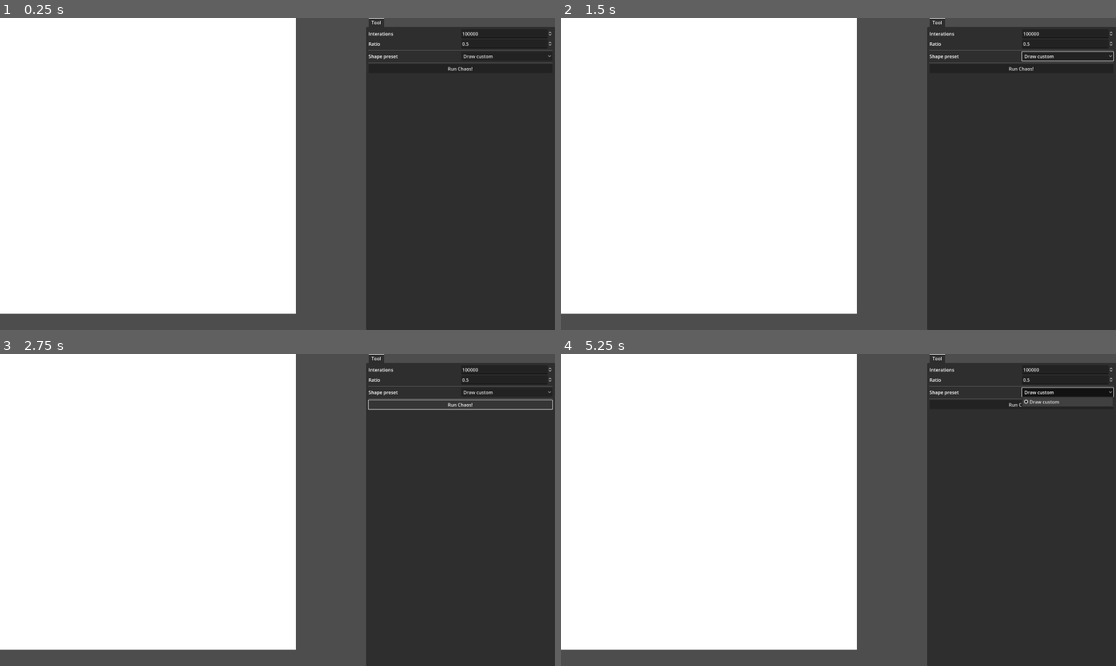
Above: before the commit, frames 1-4 (two rows, left to right).
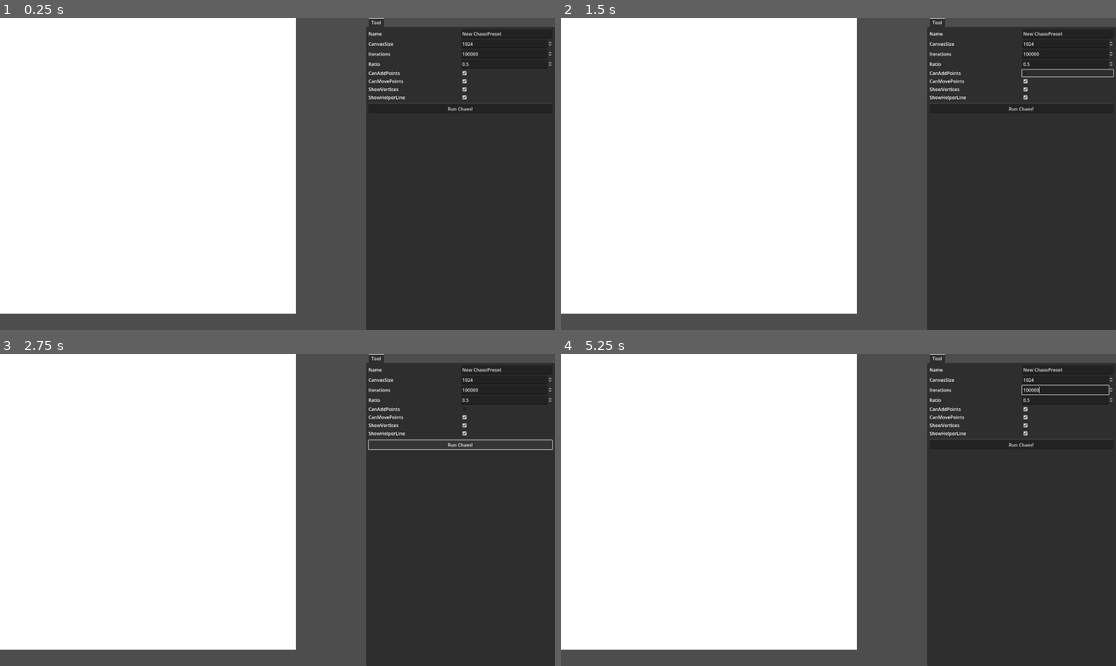
Above: after the commit, the same moments.

Repository: VojtaStruhar/chaos-game
Game: Godot game, scene res://main.tscn
Two runs of this game, one before a commit and one after it. Both use one fixed random seed, a clock stepped at 60 frames per second and the inputs below.
Inputs (mouse positions are in pixels of both pictures, inside the frame that each line leads up to):
- Up to frame 1 (0.25 s): no input
- Up to frame 2 (1.5 s): click (1066, 55) at 0.5 s, where only the run before the commit has a clickable "Draw custom"; click (1066, 74) at 1.27 s
- Up to frame 3 (2.75 s): click "Run Chaos!" at 2 s
- Up to frame 4 (5.25 s): click (1066, 391) at 2.75 s, where only the run before the commit has a clickable "Draw custom"; click (1066, 410) at 3.52 s; click "Run Chaos!" at 4.25 s; click (1066, 391) at 5 s, where only the run before the commit has a clickable "Draw custom"

The runs differ from the first frame. In frame 1, 0.7% of the frame differs, in the area x 66-100%, y 4-30%; in frame 2, 1.0%; in frame 3, 1.3%, in the area x 66-100%, y 4-31%; in frame 4, 1.3%.
Error before the commit: Trying to assign value of type 'Nil' to a variable of type 'Vector2'. (res://main.gd:68)

Commit message:
Procedural property fields

Diff:
--- a/MouseDetect.gd
+++ b/MouseDetect.gd
@@ -3,6 +3,7 @@
 @onready var collision_shape: CollisionShape2D = $CollisionShape2D
 
 var mouse_in: bool = false
+var preset: ChaosPreset
 
 signal on_add_point(Vector2)
 
@@ -13,7 +14,7 @@
 
 
 func _process(_delta: float) -> void:
-	if mouse_in and Input.is_action_just_pressed("place_point"):
+	if preset.can_add_points and mouse_in and Input.is_action_just_pressed("place_point"):
 		var mpos = get_viewport().get_mouse_position()
 		var rect = (collision_shape.shape as RectangleShape2D).get_rect()
 		var rect_global_position = collision_shape.global_position + rect.position
--- a/chaos_preset.gd
+++ b/chaos_preset.gd
@@ -4,16 +4,22 @@
 @export var name: String = "New ChaosPreset"
 
 ## Canvas size. It's always a square.
-@export var canvas_size: int = 1024
+@export_range(1024, 4096, 512) var canvas_size: int = 1024
 
 ## How many iterations should the chaos game run for
-@export var iterations: int = 100_000
+@export_range(5_000, 1_000_000, 5_000) var iterations: int = 100_000
 
 ## How far to a vertex should the chaos game go. Typically below 1, but can also go higher.
-@export var ratio: float = 0.5
+@export_range(0.001, 2, 0.001) var ratio: float = 0.5
 
 ## Vertices on the canvas. Format: [0, 0] is topleft and [1,1] bottom right.
 @export var points: Array[Vector2] = []
+
+## If adding new points is allowed
+@export var can_add_points: bool = true
+
+## If moving points is allowed
+@export var can_move_points: bool = true
 
 ## Canvas color
 @export var background_color: Color = Color.WHITE
--- a/main.gd
+++ b/main.gd
@@ -7,6 +7,7 @@
 var game_image: Image
 
 @onready var mouse_detect: MouseDetect = %MouseDetect
+## Turned ON when mouse enters one of the vertex handles
 var should_add_points: bool = true
 
 @onready var helper_line: Line2D = %Game/HelperLine
@@ -22,32 +23,22 @@
 
 func _ready() -> void:
 	if preset == null:
-		print("No preset - creating a default one")
-		preset = ChaosPreset.new()
+		print("[INFO] No preset - creating a default one")
+		assign_preset(ChaosPreset.new())
 
 	panel_tool.preset = preset
 	run_chaos_button.pressed.connect(run_chaos_game)
 
-	game_image = Image.create(preset.canvas_size, preset.canvas_size, false, Image.FORMAT_RGBA8)
-	game_image.fill(preset.background_color)
-
-	game_texture = ImageTexture.create_from_image(game_image)
-	game_sprite.texture = game_texture
-
-	mouse_detect.set_size(preset.canvas_size)
 	mouse_detect.on_add_point.connect(add_point)
 
-	# The image and mouse area rect are "centered" --> offset the entire helper line so that
-	# it lines up nicely
-	helper_line.position = -0.5 * Vector2(preset.canvas_size, preset.canvas_size)
 
-	preset.changed.connect(run_chaos_game)
 
 
 func add_point(uv_coords: Vector2) -> void:
 	if not should_add_points:
-		print("Rejecting add_point")
+		print("[INFO] Rejecting add_point")
 		return
+
 
 	preset.points.append(uv_coords)
 	var image_coords = uv_coords * preset.canvas_size
@@ -63,6 +54,10 @@
 
 
 func run_chaos_game() -> void:
+	if preset.points.size() < 2:
+		print("[WARNING] Cannot run chaos game with ", preset.points.size(), " points!")
+		return
+
 	clear_canvas()
 
 	var current_point: Vector2 = preset.points.pick_random()
@@ -101,3 +96,24 @@
 		var handle = helper_line.get_child(i)
 		preset.points[i] = handle.position / preset.canvas_size
 		helper_line.set_point_position(i, handle.position)
+
+
+## Accepts a preset from the outside, integrates its values and then assigns it
+## as the current one.
+func assign_preset(p: ChaosPreset) -> void:
+	preset = p
+
+	game_image = Image.create(preset.canvas_size, preset.canvas_size, false, Image.FORMAT_RGBA8)
+	game_image.fill(preset.background_color)
+
+	game_texture = ImageTexture.create_from_image(game_image)
+	game_sprite.texture = game_texture
+
+	mouse_detect.preset = preset
+	mouse_detect.set_size(preset.canvas_size)
+
+	# The image and mouse area rect are "centered" --> offset the entire helper line so that
+	# it lines up nicely
+	helper_line.position = -0.5 * Vector2(preset.canvas_size, preset.canvas_size)
+
+	preset.changed.connect(run_chaos_game)
--- a/main.tscn
+++ b/main.tscn
@@ -37,60 +37,16 @@
 [node name="VBoxContainer" type="VBoxContainer" parent="CanvasLayer/SidePanel/TabContainer/Tool"]
 layout_mode = 2
 
-[node name="IterationsField" type="HBoxContainer" parent="CanvasLayer/SidePanel/TabContainer/Tool/VBoxContainer"]
+[node name="PropertiesContainer" type="VBoxContainer" parent="CanvasLayer/SidePanel/TabContainer/Tool/VBoxContainer"]
 layout_mode = 2
 
-[node name="Label" type="Label" parent="CanvasLayer/SidePanel/TabContainer/Tool/VBoxContainer/IterationsField"]
-layout_mode = 2
-size_flags_horizontal = 3
-text = "Interations"
-
-[node name="IterationsSpinBox" type="SpinBox" parent="CanvasLayer/SidePanel/TabContainer/Tool/VBoxContainer/IterationsField"]
-layout_mode = 2
-size_flags_horizontal = 3
-min_value = 10000.0
-max_value = 1e+06
-step = 10000.0
-value = 100000.0
-
-[node name="RatioField" type="HBoxContainer" parent="CanvasLayer/SidePanel/TabContainer/Tool/VBoxContainer"]
+[node name="StaticButtons" type="VBoxContainer" parent="CanvasLayer/SidePanel/TabContainer/Tool/VBoxContainer"]
 layout_mode = 2
 
-[node name="Label" type="Label" parent="CanvasLayer/SidePanel/TabContainer/Tool/VBoxContainer/RatioField"]
-layout_mode = 2
-size_flags_horizontal = 3
-text = "Ratio"
-
-[node name="RatioSpinBox" type="SpinBox" parent="CanvasLayer/SidePanel/TabContainer/Tool/VBoxContainer/RatioField"]
-layout_mode = 2
-size_flags_horizontal = 3
-max_value = 2.0
-step = 0.001
-value = 0.5
-
-[node name="HSeparator" type="HSeparator" parent="CanvasLayer/SidePanel/TabContainer/Tool/VBoxContainer"]
+[node name="HSeparator2" type="HSeparator" parent="CanvasLayer/SidePanel/TabContainer/Tool/VBoxContainer/StaticButtons"]
 layout_mode = 2
 
-[node name="ShapeField" type="HBoxContainer" parent="CanvasLayer/SidePanel/TabContainer/Tool/VBoxContainer"]
-layout_mode = 2
-
-[node name="Label" type="Label" parent="CanvasLayer/SidePanel/TabContainer/Tool/VBoxContainer/ShapeField"]
-layout_mode = 2
-size_flags_horizontal = 3
-text = "Shape preset"
-
-[node name="OptionButton" type="OptionButton" parent="CanvasLayer/SidePanel/TabContainer/Tool/VBoxContainer/ShapeField"]
-layout_mode = 2
-size_flags_horizontal = 3
-item_count = 1
-selected = 0
-popup/item_0/text = "Draw custom"
-popup/item_0/id = 0
-
-[node name="HSeparator2" type="HSeparator" parent="CanvasLayer/SidePanel/TabContainer/Tool/VBoxContainer"]
-layout_mode = 2
-
-[node name="RunChaosButton" type="Button" parent="CanvasLayer/SidePanel/TabContainer/Tool/VBoxContainer"]
+[node name="RunChaosButton" type="Button" parent="CanvasLayer/SidePanel/TabContainer/Tool/VBoxContainer/StaticButtons"]
 unique_name_in_owner = true
 layout_mode = 2
 text = "Run Chaos!"
--- /dev/null
+++ b/property_fields/PropertyField.gd
@@ -0,0 +1,6 @@
+class_name PropertyField extends Control
+
+@export var preset: ChaosPreset
+
+func setup(data: Dictionary) -> void:
+	assert(false, "You are supposed to override this method")
--- /dev/null
+++ b/property_fields/checkbox_field.tscn
@@ -0,0 +1,39 @@
+[gd_scene load_steps=2 format=3 uid="uid://0oa01s8kiawg"]
+
+[sub_resource type="GDScript" id="GDScript_3kgu3"]
+resource_name = "CheckboxField"
+script/source = "extends PropertyField
+
+@onready var label: Label = $Label
+@onready var check_box: CheckBox = $CheckBox
+
+var prop_stringname: StringName
+
+func setup(data: Dictionary) -> void:
+	var prop_name = data[\"name\"]
+	prop_stringname = StringName(prop_name)
+	label.text = prop_name.to_pascal_case()
+
+	check_box.button_pressed = preset.get(prop_stringname)
+	check_box.toggled.connect(func(v):
+		preset.set(prop_stringname, v)
+		preset.emit_changed()
+	)
+"
+
+[node name="CheckboxField" type="HBoxContainer"]
+anchors_preset = 10
+anchor_right = 1.0
+offset_bottom = 24.0
+grow_horizontal = 2
+size_flags_horizontal = 3
+script = SubResource("GDScript_3kgu3")
+
+[node name="Label" type="Label" parent="."]
+layout_mode = 2
+size_flags_horizontal = 3
+text = "Checkbox"
+
+[node name="CheckBox" type="CheckBox" parent="."]
+layout_mode = 2
+size_flags_horizontal = 3
--- /dev/null
+++ b/property_fields/number_field.tscn
@@ -0,0 +1,54 @@
+[gd_scene load_steps=2 format=3 uid="uid://b2pum74to34ps"]
+
+[sub_resource type="GDScript" id="GDScript_bq1y5"]
+resource_name = "NumberField"
+script/source = "extends PropertyField
+
+@onready var label: Label = $Label
+@onready var spin_box: SpinBox = $SpinBox
+
+var prop_stringname: StringName
+
+func setup(data: Dictionary):
+	print(\"NumberSetup: \", data)
+	var prop_name = data[\"name\"]
+	prop_stringname = StringName(prop_name)
+	label.text = prop_name.to_pascal_case()
+
+
+	if data[\"hint\"] == PROPERTY_HINT_RANGE:
+		var parts: PackedStringArray = data[\"hint_string\"].split(\",\")
+		assert(parts.size() == 3)
+		if data[\"type\"] == TYPE_INT:
+			spin_box.min_value = parts[0].to_int()
+			spin_box.max_value = parts[1].to_int()
+			spin_box.step = parts[2].to_int()
+		elif data[\"type\"] == TYPE_FLOAT:
+			spin_box.min_value = parts[0].to_float()
+			spin_box.max_value = parts[1].to_float()
+			spin_box.step = parts[2].to_float()
+
+	# Assign current value
+	spin_box.value = preset.get(prop_name)
+
+	spin_box.value_changed.connect(func(v):
+		preset.set(prop_stringname, v)
+		preset.emit_changed()
+	)
+"
+
+[node name="NumberField" type="HBoxContainer"]
+anchors_preset = 10
+anchor_right = 1.0
+offset_bottom = 31.0
+grow_horizontal = 2
+script = SubResource("GDScript_bq1y5")
+
+[node name="Label" type="Label" parent="."]
+layout_mode = 2
+size_flags_horizontal = 3
+text = "Label"
+
+[node name="SpinBox" type="SpinBox" parent="."]
+layout_mode = 2
+size_flags_horizontal = 3
--- /dev/null
+++ b/property_fields/text_field.tscn
@@ -0,0 +1,41 @@
+[gd_scene load_steps=2 format=3 uid="uid://bm578j2eecjyg"]
+
+[sub_resource type="GDScript" id="GDScript_dvq1m"]
+resource_name = "TextField"
+script/source = "extends PropertyField
+
+@onready var label: Label = $Label
+@onready var line_edit: LineEdit = $LineEdit
+
+var prop_stringname: StringName
+
+func setup(data: Dictionary) -> void:
+	var prop_name = data[\"name\"]
+	prop_stringname = StringName(prop_name)
+	label.text = prop_name.to_pascal_case()
+
+
+	# Assign current value
+	line_edit.text = preset.get(prop_name)
+
+	line_edit.text_submitted.connect(func(v):
+		preset.set(prop_stringname, v)
+		preset.emit_changed()
+	)
+"
+
+[node name="TextField" type="HBoxContainer"]
+anchors_preset = 10
+anchor_right = 1.0
+offset_bottom = 31.0
+grow_horizontal = 2
+script = SubResource("GDScript_dvq1m")
+
+[node name="Label" type="Label" parent="."]
+layout_mode = 2
+size_flags_horizontal = 3
+text = "Text field"
+
+[node name="LineEdit" type="LineEdit" parent="."]
+layout_mode = 2
+size_flags_horizontal = 3
--- a/tool_panel.gd
+++ b/tool_panel.gd
@@ -1,20 +1,39 @@
 extends MarginContainer
 
-var preset: ChaosPreset
+var preset: ChaosPreset:
+	set(v):
+		preset = v
+		build_ui()
 
-@onready var iterations_spin_box: SpinBox = $VBoxContainer/IterationsField/IterationsSpinBox
-@onready var ratio_spin_box: SpinBox = $VBoxContainer/RatioField/RatioSpinBox
 
-func _ready() -> void:
+@onready var properties_container: VBoxContainer = $VBoxContainer/PropertiesContainer
 
-	iterations_spin_box.value_changed.connect(
-		func(val):
-			preset.iterations = val
-			preset.emit_changed()
-	)
+const NUMBER_FIELD = preload("res://property_fields/number_field.tscn")
+const TEXT_FIELD = preload("res://property_fields/text_field.tscn")
+const CHECKBOX_FIELD = preload("res://property_fields/checkbox_field.tscn")
 
-	ratio_spin_box.value_changed.connect(
-		func(val):
-			preset.ratio = val
-			preset.emit_changed()
-	)
+func build_ui():
+	var props = preset.get_property_list()
+
+	for child in properties_container.get_children():
+		child.queue_free()
+
+	for prop in props:
+		# This is an exported variable
+		if (prop["usage"] & PROPERTY_USAGE_SCRIPT_VARIABLE) > 0:
+			#print(prop["name"], " - ", type_string(prop["type"]), "; ", prop)
+			var prop_type = prop["type"]
+			var field_node = null
+
+			if prop_type == TYPE_FLOAT or prop_type == TYPE_INT:
+				field_node = NUMBER_FIELD.instantiate()
+			elif prop_type == TYPE_STRING:
+				field_node = TEXT_FIELD.instantiate()
+			elif prop_type == TYPE_BOOL:
+				field_node = CHECKBOX_FIELD.instantiate()
+
+			# If this prop has a field
+			if field_node != null:
+				field_node.preset = preset
+				properties_container.add_child(field_node)
+				field_node.setup(prop)
--- a/vertex_handle.gd
+++ b/vertex_handle.gd
@@ -35,7 +35,7 @@
 		if event.button_index == 1 and not event.pressed:
 			is_dragging = false
 
-	if is_dragging:
+	if preset.can_move_points and is_dragging:
 		if event is InputEventMouseMotion:
 			event = event as InputEventMouseMotion
 			position += event.relative
